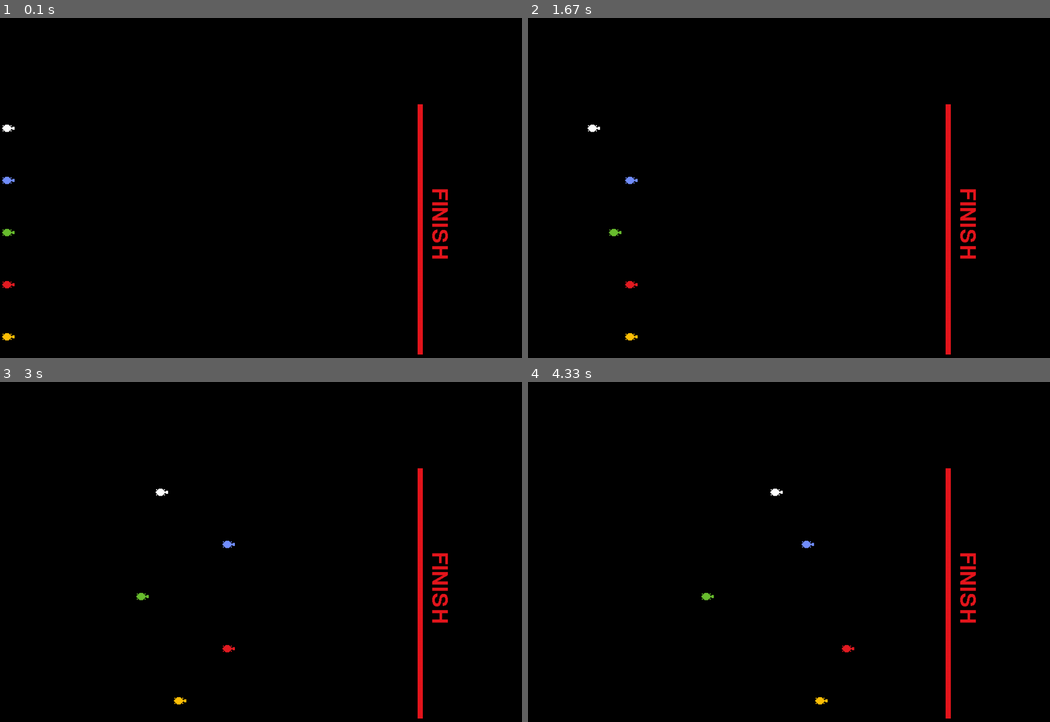
Above: before the commit, frames 1-4 (two rows, left to right).
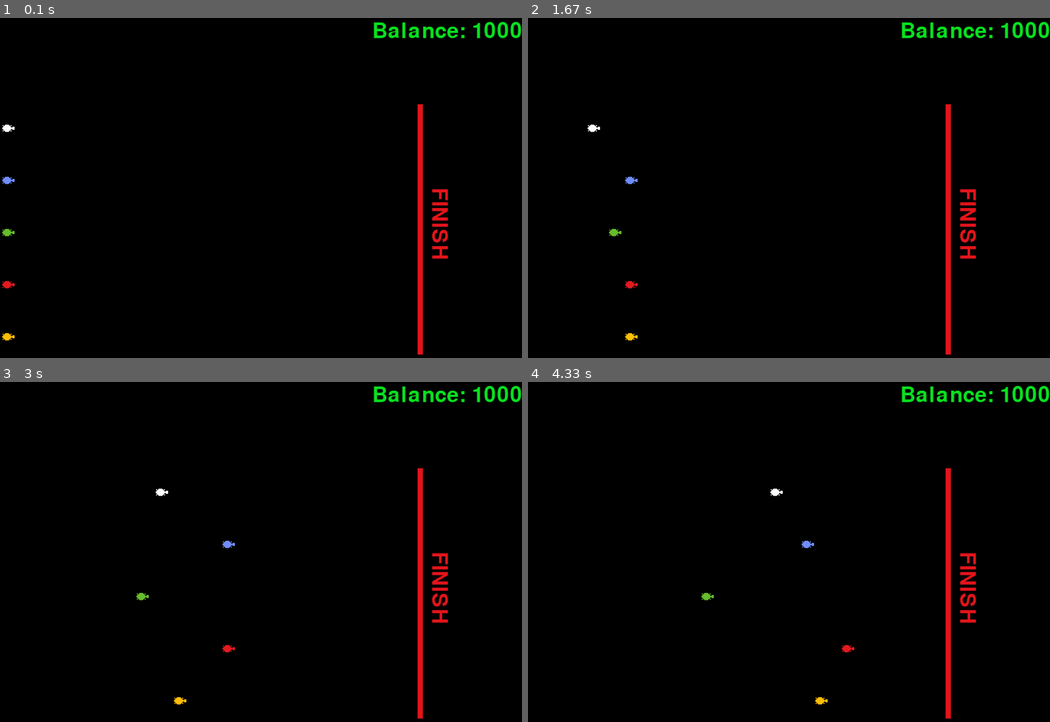
Above: after the commit, the same moments.

Repository: zotyag/Pygame
Game: pygame game, started from TurtleGame/TurtleBet.py
Same seed, same stepped clock (60 frames per second), same inputs: the game is played once before the commit and once after it.
Inputs:
- Up to frame 1 (0.1 s): no input
- Up to frame 2 (1.67 s): no input
- Up to frame 3 (3 s): no input
- Up to frame 4 (4.33 s): no input

The runs differ from the first frame. In frame 1, 0.7% of the frame differs, in the area x 71-100%, y 1-6%; in frame 2, 0.7%; in frame 3, 0.7%; in frame 4, 0.7%.

Commit message:
Added balance text

Diff:
--- a/TurtleGame/TurtleBet.py
+++ b/TurtleGame/TurtleBet.py
@@ -5,13 +5,11 @@
 
     def __init__(self, image, offset: tuple):
         pg.sprite.Sprite.__init__(self)
-        self.image = pg.image.load(image).convert_alpha()
+        self.image = pg.image.load(image).convert()
         self.rect = self.image.get_rect()
         self.rect = self.rect.move(offset[0], offset[1])
         self.speed = 0
         self._new_speed = 2
-        self.started = False
-        self.finished = False
         self._counter = 0
 
     def update(self):
@@ -44,6 +42,18 @@
                 print("True")
                 self.finished=True
 
+class Balance(pg.sprite.Sprite):
+
+    def __init__(self,starting:int,):
+        self.__balance=starting
+        self.font=pg.font.Font(None, 60)
+        self.text=self.font.render(f"Balance: {self.__balance}", True, (10,230,33))
+        self.rect=self.text.get_rect().move(screen.get_width()-self.text.get_width(),10)
+
+    def update(self):
+        ...
+
+
 
 
 
@@ -52,10 +62,14 @@
 screen = pg.display.set_mode((1000, 700))
 clock = pg.time.Clock()
 finish=Finish((800, 170), (10, 480),(230,23,30))
+
+balance=Balance(1000)
+
 finish_text_type=pg.font.Font(None,60)
 finish_text=finish_text_type.render("FINISH",False,(230,23,30))
 finish_text=pg.transform.rotate(finish_text,270)
 finish.surface.blit(finish_text,finish_text.get_rect())
+
 
 wt = Turtle("TurtWh.png", (0, 200))
 bt = Turtle("TurtBl.png", (0, 300))
@@ -84,6 +98,7 @@
         screen.blit(yt.image, yt.rect)
         screen.blit(finish.surface,finish.rect)
         screen.blit(finish_text,finish.rect.move(10,-80).midright)
+        screen.blit(balance.text,balance.rect)
         finish.crossed(wt,bt,gt,rt,yt)
 
 
